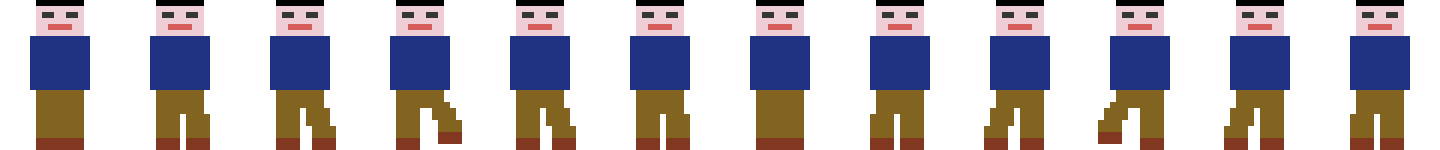
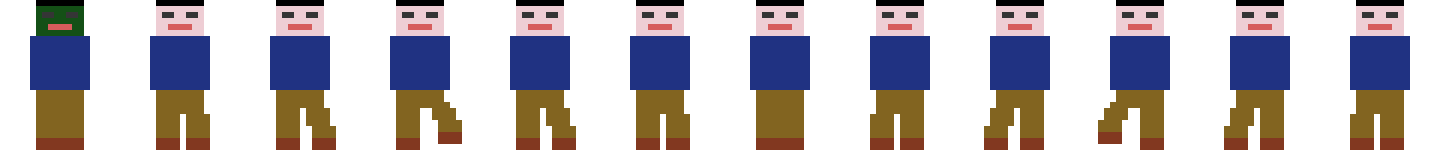
Layer changes from the first 1440 × 150 image to the second:
added layer "yellow connector #4" above "Visible #1" over [36, 6, 84, 36]
added layer "Visible #1" above "Transformation #3" over [36, 6, 84, 36]
hid "yellow connector #1" over [36, 6, 84, 36]
